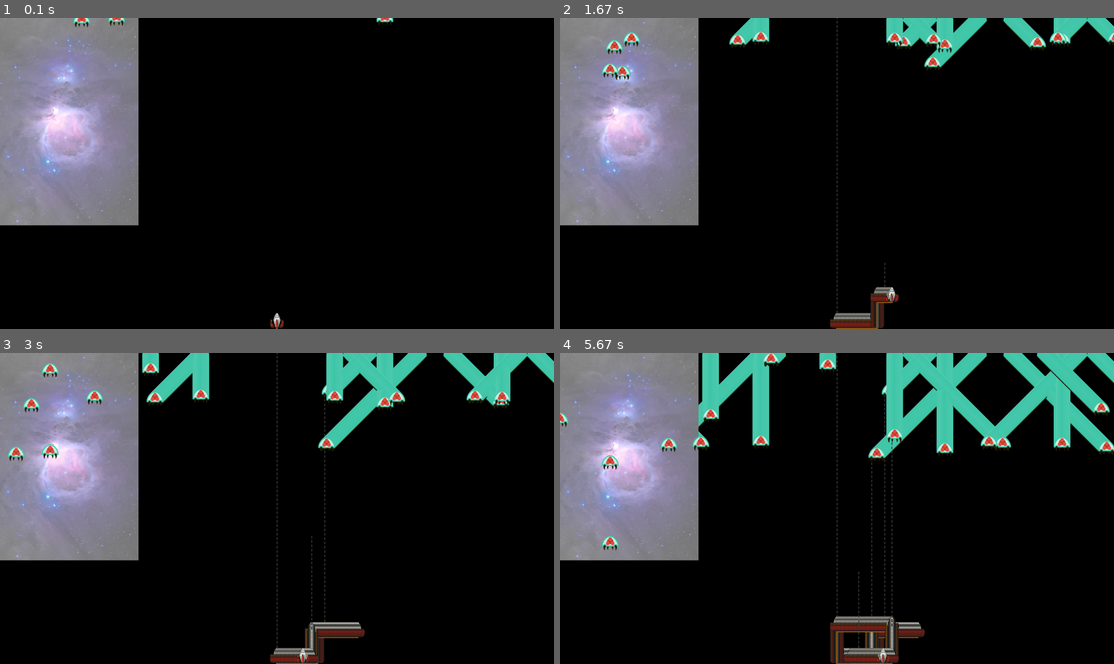
Above: before the commit, frames 1-4 (two rows, left to right).
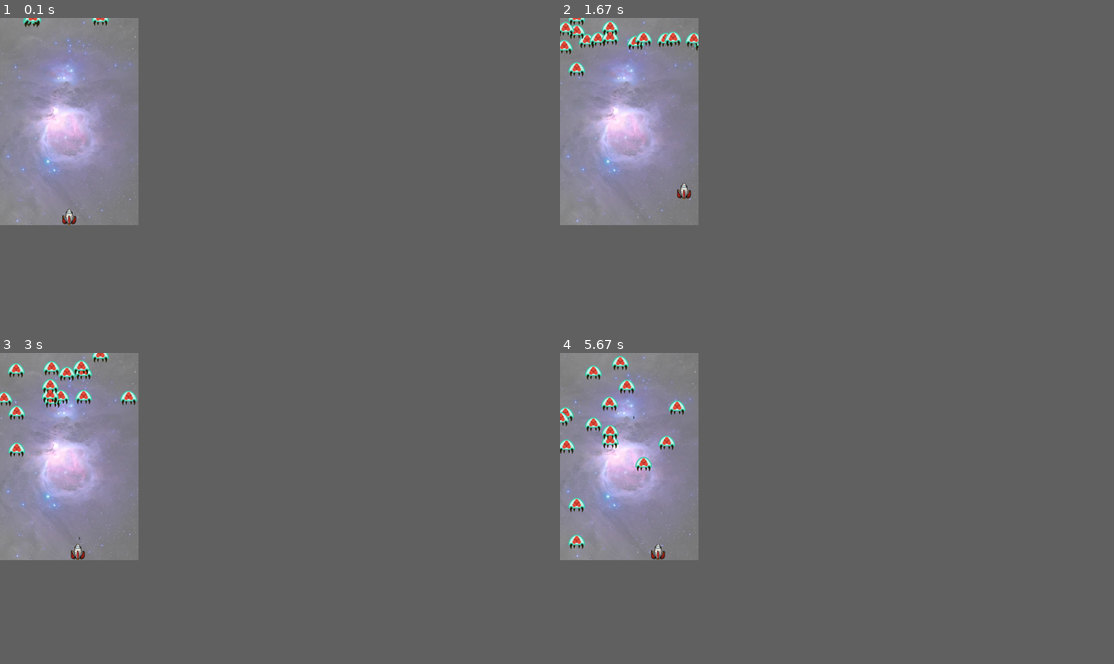
Above: after the commit, the same moments.

Repository: eldoranstars/pygame
Game: pygame game, started from game.py
Same seed, same stepped clock (60 frames per second), same inputs: the game is played once before the commit and once after it.
Inputs:
- Up to frame 1 (0.1 s): no input
- Up to frame 2 (1.67 s): tap Space at 0.33, 0.73, 1.03, 1.23, 1.57 s; hold Right 0.67-1.13 s; hold Up 1.17-1.47 s; hold Right from 1.5 s (still down)
- Up to frame 3 (3 s): tap Space at 1.87, 2.07, 2.37, 2.63, 2.97 s; release Right at 1.97 s; hold Left 2-2.53 s; hold Down 2.57-2.87 s; hold Left from 2.9 s (still down)
- Up to frame 4 (5.67 s): tap Space at 3.27, 3.4, 3.8, 4.1, 4.47, 4.87, 5.17, 5.37 s; release Left at 3.3 s; hold Up 3.33-3.7 s; hold Right 3.73-4.37 s; hold Down 4.4-4.77 s; hold Left 4.8-5.27 s; hold Right from 5.3 s (still down)
In our replay, the window is 900x506 before the commit and 225x337 after it. These sizes can differ from the game's own. Grey fills any space a smaller window leaves; there, only what the larger window draws over its background counts as a difference.

The runs differ from the first frame. In frame 1, 0.5% of the frame differs, in the area x 0-71%, y 0-100%; in frame 2, 5.6%; in frame 3, 8.5%; in frame 4, 14%, in the area x 0-100%, y 0-100%.

Commit message:
refactoring

Diff:
--- a/settings.py
+++ b/settings.py
@@ -3,8 +3,8 @@
 class Settings():
     def __init__(self):
         # Параметры экрана
-        self.screen_width = 1920
-        self.screen_height = 1080
+        self.screen_width = 480
+        self.screen_height = 720
         self.bg_color = pygame.image.load('images/space.png')
         self.ship_speed_factor = 5
         # Параметры пули
